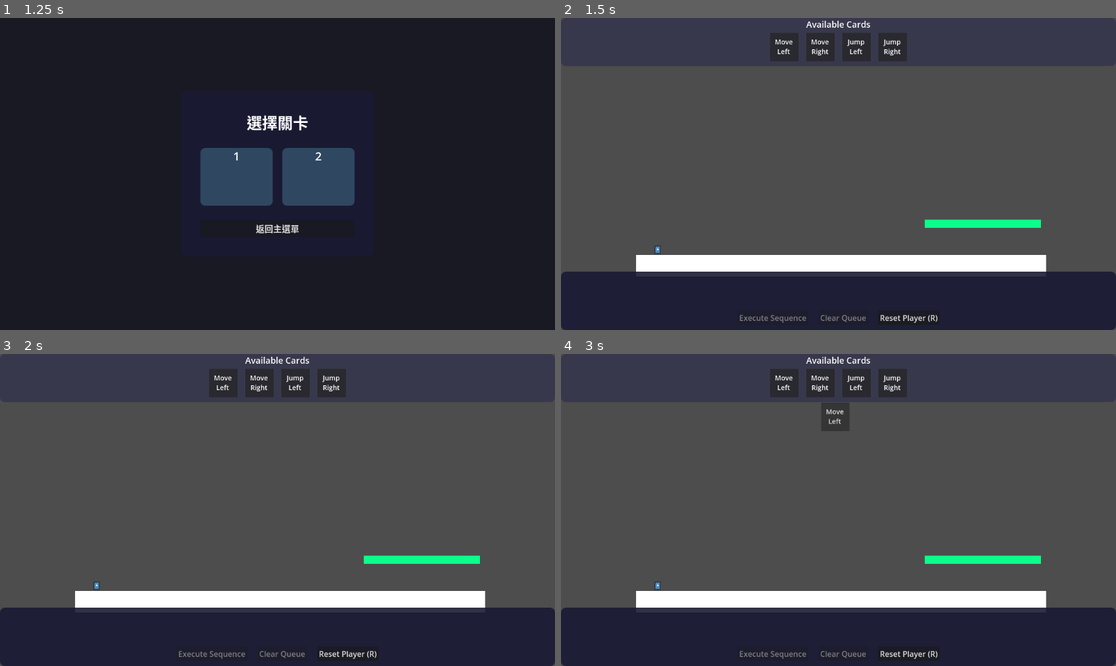
Above: before the commit, frames 1-4 (two rows, left to right).
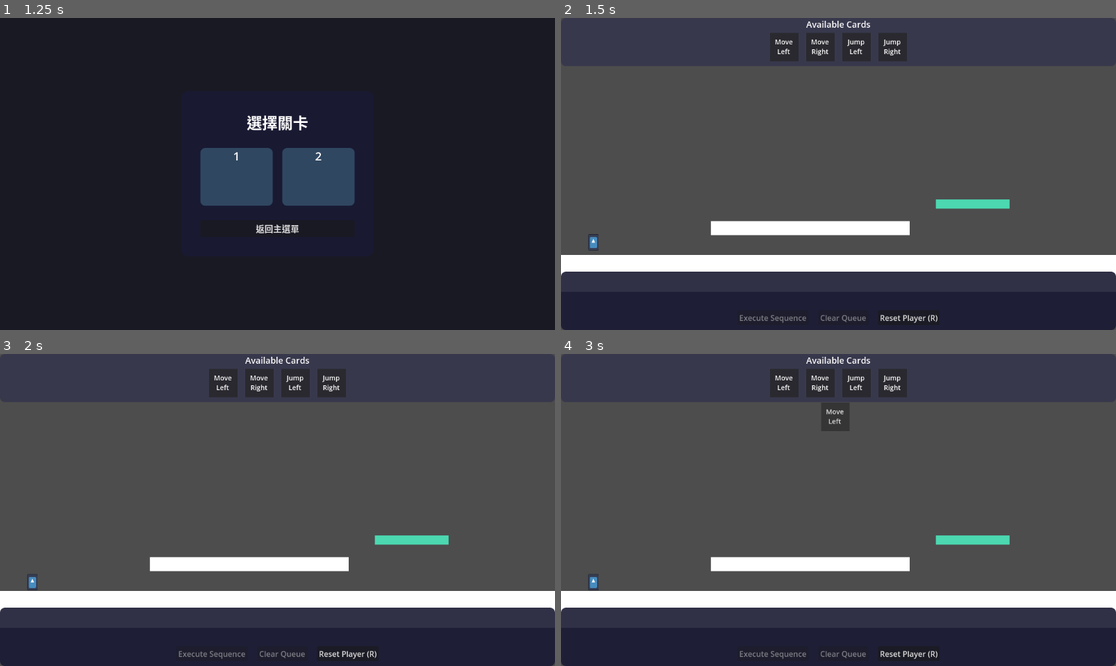
Above: after the commit, the same moments.

Repository: Yuanryan/Rune-Lengend
Game: Godot game, scene res://Scenes/main.tscn
The game is run twice, just before and just after one commit, with the same random seed, the same clock (stepped at 60 frames per second) and the same inputs. The engine's default icon, where the game draws it, is replaced by a stand-in: a white triangle on a blue panel in a dark square.
Inputs (mouse positions are in pixels of both pictures, inside the frame that each line leads up to):
- Up to frame 1 (1.25 s): click "Start" at 0.5 s
- Up to frame 2 (1.5 s): click "🔒" at 1.25 s
- Up to frame 3 (2 s): no input
- Up to frame 4 (3 s): click "Reset Player (R)" at 2 s; tap Enter (ui_accept) at 2.75 s; drag from (783, 382) to (894, 441) at 2.77 s

Frame 1 is identical in both runs. In frame 2, 4.1% of the frame differs, in the area x 0-100%, y 58-83%; in frame 3, 4.1%; in frame 4, 4.1%.

Commit message:
small change

Diff:
--- a/Resources/Animals/man_resource.tres
+++ b/Resources/Animals/man_resource.tres
@@ -5,4 +5,6 @@
 [resource]
 script = ExtResource("1_vk7cc")
 name = "Man"
+move_speed = 120.0
+jump_velocity = Vector2(120, -300)
 metadata/_custom_type_script = "uid://nplwq6xwpqwf"
--- a/Resources/Animals/rabbit_resource.tres
+++ b/Resources/Animals/rabbit_resource.tres
@@ -5,6 +5,6 @@
 [resource]
 script = ExtResource("1_8m683")
 name = "Rabbit"
-move_speed = 80.0
+move_speed = 200.0
 jump_velocity = Vector2(200, -400)
 metadata/_custom_type_script = "uid://nplwq6xwpqwf"
--- a/Resources/Levels/level_1.tres
+++ b/Resources/Levels/level_1.tres
@@ -5,5 +5,5 @@
 [resource]
 script = ExtResource("1_0x8k2")
 level_name = "Level 1"
-available_animals = Array[int]([0])
+available_animals = Array[int]([1])
 metadata/_custom_type_script = "uid://bnoi35lwldban"
--- a/Scenes/Levels/level_1.tscn
+++ b/Scenes/Levels/level_1.tscn
@@ -12,7 +12,7 @@
 [node name="LandEditTool" parent="." instance=ExtResource("2_3mqfk")]
 
 [node name="StartingPoint" type="Marker2D" parent="."]
-position = Vector2(-512, 352)
+position = Vector2(-400, 344)
 
 [node name="Land" parent="." instance=ExtResource("2_4dpyx")]
 
@@ -27,18 +27,31 @@
 position = Vector2(0, 8)
 
 [node name="Polygon2D" parent="Land2" index="0"]
-position = Vector2(240, -72)
-color = Color(0.0392157, 1, 0.545098, 1)
+position = Vector2(-237, -26)
 polygon = PackedVector2Array(40, 344, 40, 368, 384, 368, 384, 344)
 
 [node name="CollisionPolygon2D" type="CollisionPolygon2D" parent="Land2"]
-position = Vector2(240, -72)
+position = Vector2(-237, -26)
 polygon = PackedVector2Array(40, 344, 40, 368, 384, 368, 384, 344)
+
+[node name="Land3" parent="." instance=ExtResource("2_4dpyx")]
+position = Vector2(-242, 90)
+
+[node name="Polygon2D" parent="Land3" index="0"]
+position = Vector2(306, -170)
+color = Color(0.29803923, 0.84705883, 0.69411767, 1)
+polygon = PackedVector2Array(128, 368, 128, 384, 256, 384, 256, 368)
+
+[node name="CollisionPolygon2D" type="CollisionPolygon2D" parent="Land3"]
+position = Vector2(306, -170)
+polygon = PackedVector2Array(128, 368, 128, 384, 256, 384, 256, 368)
 
 [node name="Camera2D" type="Camera2D" parent="."]
 position = Vector2(24, 144)
-zoom = Vector2(0.7, 0.7)
+offset = Vector2(0, 100)
+zoom = Vector2(1.2, 1.2)
 limit_enabled = false
 
 [editable path="Land"]
 [editable path="Land2"]
+[editable path="Land3"]
--- a/Scripts/Animals/animal.gd
+++ b/Scripts/Animals/animal.gd
@@ -6,6 +6,7 @@
 @export var animal_data: AnimalResource
 
 enum AnimalType {
+    MAN,
     RABBIT,
     WOLF
 }
